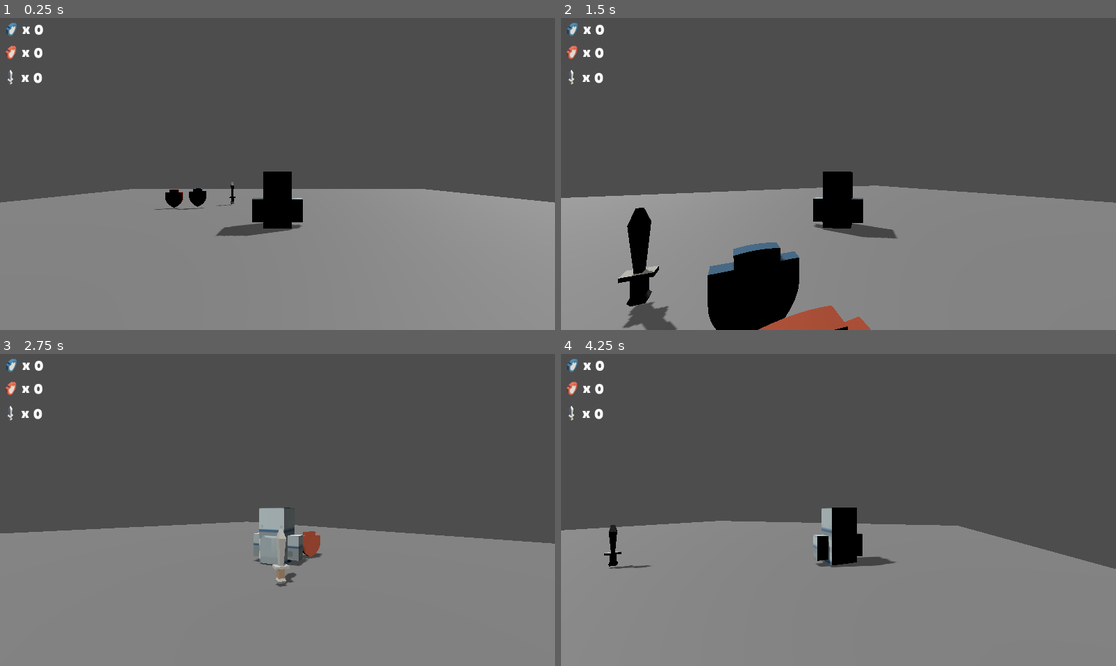
Above: before the commit, frames 1-4 (two rows, left to right).
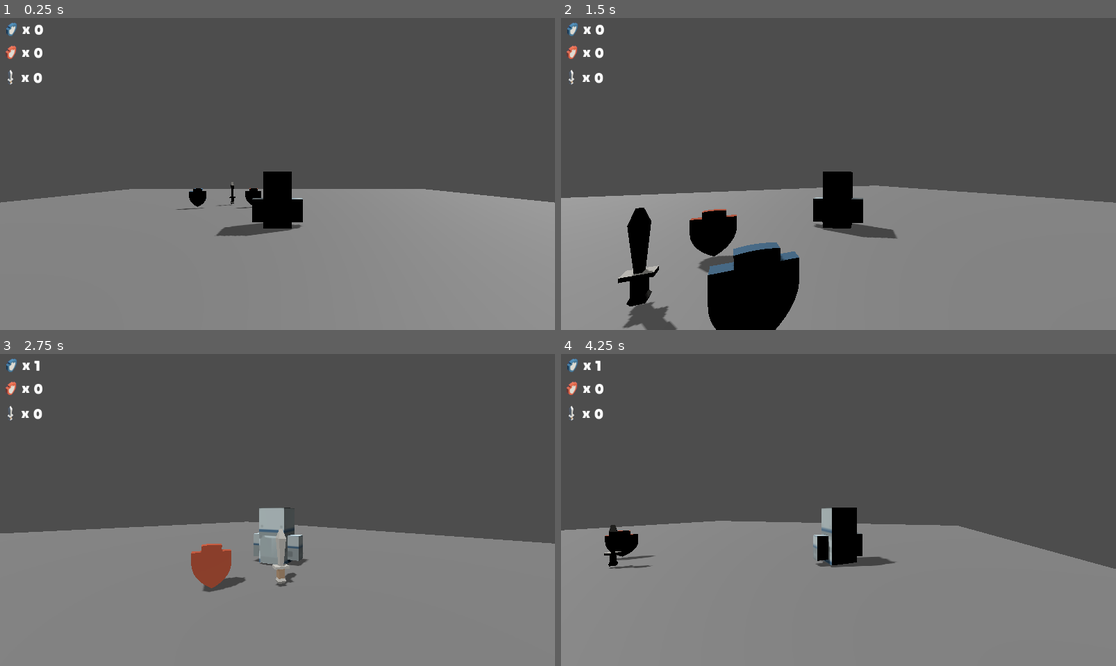
Above: after the commit, the same moments.

Repository: JaeMark/SwordswornCustodian
Game: Godot game, scene res://Maps/Castle.tscn
The game is run twice, just before and just after one commit, with the same random seed, the same clock (stepped at 60 frames per second) and the same inputs.
Inputs:
- Up to frame 1 (0.25 s): no input
- Up to frame 2 (1.5 s): hold D (right) 0.53-1.28 s; tap Space (jump) at 0.77 s; hold S (back) from 1.28 s (still down)
- Up to frame 3 (2.75 s): tap Space (jump) at 1.52 s; release S (back) at 2.03 s; hold D (right) from 2.03 s (still down)
- Up to frame 4 (4.25 s): release D (right) at 2.78 s; hold W (forward) 2.78-3.53 s; tap Space (jump) at 3.02, 3.77 s; hold A (left) from 3.53 s (still down)

The runs differ from the first frame. In frame 1, 0.3% of the frame differs, in the area x 27-48%, y 54-62%; in frame 2, 2.0%, in the area x 23-56%, y 61-100%; in frame 3, 1.2%; in frame 4, 0.4%.

Commit message:
Collecting collectables now updates the UI

Diff:
--- a/HUD/Hud.tscn
+++ b/HUD/Hud.tscn
@@ -1,11 +1,13 @@
-[gd_scene load_steps=5 format=3 uid="uid://dwc32eg7otd3g"]
+[gd_scene load_steps=6 format=3 uid="uid://dwc32eg7otd3g"]
 
 [ext_resource type="Texture2D" uid="uid://duem6v45d8rbv" path="res://Assets/UI/shieldBlue_SE.png" id="1_a05ew"]
+[ext_resource type="Script" path="res://Scripts/Hud.gd" id="1_byhoh"]
 [ext_resource type="LabelSettings" uid="uid://4b0bvwfj2w2" path="res://HUD/Hud.tres" id="2_j2yqt"]
 [ext_resource type="Texture2D" uid="uid://m52jtbw1njtc" path="res://Assets/UI/shieldRed_SE.png" id="3_15ck5"]
 [ext_resource type="Texture2D" uid="uid://bbn0tqtstktu2" path="res://Assets/UI/sword_SE.png" id="4_cncrq"]
 
 [node name="Hud" type="CanvasLayer"]
+script = ExtResource("1_byhoh")
 
 [node name="BlueShield" type="TextureRect" parent="."]
 offset_left = 4.0
@@ -42,6 +44,7 @@
 stretch_mode = 3
 
 [node name="x" type="Label" parent="RedShield"]
+layout_mode = 0
 offset_left = 42.0
 offset_top = 2.0
 offset_right = 60.0
@@ -50,6 +53,7 @@
 label_settings = ExtResource("2_j2yqt")
 
 [node name="RedShieldCount" type="Label" parent="RedShield"]
+layout_mode = 0
 offset_left = 67.0
 offset_top = 4.0
 offset_right = 107.0
@@ -66,6 +70,7 @@
 stretch_mode = 3
 
 [node name="x" type="Label" parent="Sword"]
+layout_mode = 0
 offset_left = 42.0
 offset_top = 2.0
 offset_right = 60.0
@@ -74,6 +79,7 @@
 label_settings = ExtResource("2_j2yqt")
 
 [node name="SwordCount" type="Label" parent="Sword"]
+layout_mode = 0
 offset_left = 67.0
 offset_top = 4.0
 offset_right = 107.0
--- a/Maps/Castle.tscn
+++ b/Maps/Castle.tscn
@@ -42,4 +42,6 @@
 [node name="Hud" parent="." instance=ExtResource("5_ptwgn")]
 
 [node name="Collectable3" parent="." instance=ExtResource("4_d36h0")]
-transform = Transform3D(1, 0, 0, 0, 1, 0, 0, 0, 1, -15.3857, 2.11825, -10.3728)
+transform = Transform3D(1, 0, 0, 0, 1, 0, 0, 0, 1, -3.74749, 2.19574, -11.4396)
+
+[connection signal="collectable_collected" from="Player" to="Hud" method="_on_player_collectable_collected"]
--- a/Player/Player.tscn
+++ b/Player/Player.tscn
@@ -22,3 +22,5 @@
 spring_length = 20.0
 
 [node name="Camera3D" type="Camera3D" parent="SpringArm3D"]
+
+[connection signal="collectable_collected" from="." to="." method="_on_collectable_collected"]
--- a/Scripts/Collectable.gd
+++ b/Scripts/Collectable.gd
@@ -20,7 +20,6 @@
 	rotate_y(rotation_speed * delta) # Rotation
 
 func _on_body_entered(body):
-	print("Collected!")
 	if body.is_in_group("Player"):
 		body.on_collect_collectable(collectableType)
 
--- /dev/null
+++ b/Scripts/Hud.gd
@@ -0,0 +1,15 @@
+extends CanvasLayer
+
+@onready var blue_shield_text = $BlueShield/BlueShieldCount
+@onready var red_shield_text = $RedShield/RedShieldCount
+@onready var sword_text = $Sword/SwordCount
+
+func _on_player_collectable_collected(collectbaleType, num_collected):
+	print("UI update")
+	match collectbaleType:
+		Collectable.CollectableType.BlueShield:
+			blue_shield_text.text = str(num_collected)
+		Collectable.CollectableType.RedShield:
+			red_shield_text.text = str(num_collected)
+		Collectable.CollectableType.Sword:
+			sword_text.text = str(num_collected)
--- a/Scripts/PlayerController.gd
+++ b/Scripts/PlayerController.gd
@@ -1,4 +1,6 @@
 extends CharacterBody3D
+
+signal collectable_collected(collectbaleType : Collectable.CollectableType, num_collected : int)
 
 @export var speed = 20.0
 @export var acceleration = 5.0
@@ -61,8 +63,14 @@
 func on_collect_collectable(collectableType : Collectable.CollectableType):
 	match collectableType:
 		Collectable.CollectableType.BlueShield:
+			blue_shield_collected += 1
+			collectable_collected.emit(collectableType, blue_shield_collected)
 			print("Collected blue shield!")
 		Collectable.CollectableType.RedShield:
+			red_shield_collected += 1
+			collectable_collected.emit(collectableType, red_shield_collected)
 			print("Collected red shield!")
 		Collectable.CollectableType.Sword:
+			sword_collected += 1
+			collectable_collected.emit(collectableType, sword_collected)
 			print("Collected sword!")
